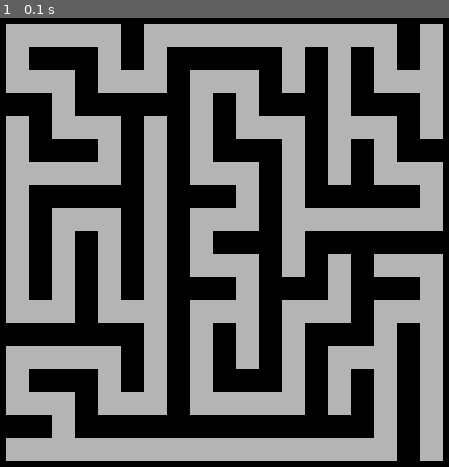
Above: before the commit, frame 1.
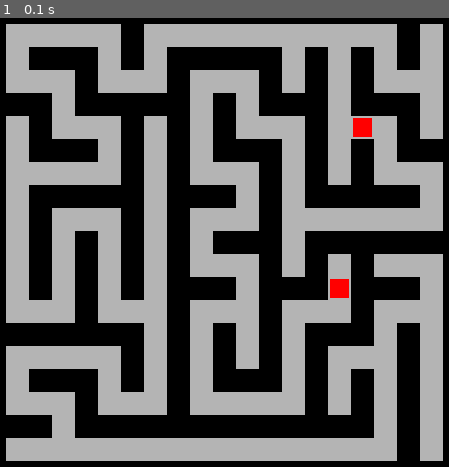
Above: after the commit, the same moment.

Repository: agentultra/Horton
Game: pygame game, started from horton/examples/labyrinth/main.py
Two runs of this game, one before a commit and one after it. Both use one fixed random seed, a clock stepped at 60 frames per second and the inputs below. The source is Python 2; it was converted automatically to run under Python 3.
Inputs:
- Up to frame 1 (0.1 s): no input

The runs differ from the first frame. In frame 1, 0.4% of the frame differs, in the area x 73-83%, y 22-63%.

Commit message:
Add random enemy placement
I'm still debating whether to make tiles full Python objects.  It
would be nice if they could stay as simple dicts but due to Python's
structural sharing I have to deepcopy them and it doesn't look right.

Diff:
--- a/horton/examples/labyrinth/enemy.py
+++ b/horton/examples/labyrinth/enemy.py
@@ -1,5 +1,31 @@
+import pygame
+
+
 ENEMY_STATES = ['aggressive', 'passive']
 
-def new_enemy(x, y):
-    return {'position': (x, y),
-            'state': 'passive'}
+
+class Enemy(object):
+
+    def __init__(self, x=0, y=0):
+        self.x = x
+        self.y = y
+        self.state = 'passive'
+
+    @property
+    def position(self):
+        return (self.x, self.y)
+
+    @position.setter
+    def position(self, position):
+        self.x, self.y = position
+
+    def draw(self, surface, x, y, width, height):
+        pygame.draw.rect(surface, (255, 0, 0),
+                         pygame.Rect(x + 2, y + 2,
+                                     width - 4, height - 4))
+
+    def __str__(self):
+        return "<Enemy at (%s)>" % self.position
+
+    def __repr__(self):
+        return "<Enemy(x=%d, y=%d)>" % (self.x, self.y)
--- a/horton/examples/labyrinth/levels.py
+++ b/horton/examples/labyrinth/levels.py
@@ -1,12 +1,16 @@
 import pygame
 import random
 
+from copy import deepcopy
 from horton.grid import Grid
+from horton.render.pg import render_grid
 
 import enemy
 
 MAZE_ROWS, MAZE_COLS = (10, 10)
 MAZE_W, MAZE_H = (500, 500)
+
+DEPTH_FACTOR = 3
 
 default_cell = {'north': True,
                 'south': True,
@@ -72,6 +76,8 @@
     Draw the cell's tile to the surface.
     """
     tile['draw'](surface, x, y, width, height)
+    for obj in tile['objects']:
+        obj.draw(surface, x, y, width, height)
 
 
 def draw_wall_tile(surface, x, y, width, height):
@@ -91,7 +97,8 @@
     Each tile in the new grid is a distinct type: wall, floor, etc.
     """
     tiles = {'wall': {'draw': draw_wall_tile,
-                      'passable': False},
+                      'passable': False,
+                      'objects': []},
              'floor': {'draw': draw_floor_tile,
                        'passable': True,
                        'objects': []}}
@@ -100,22 +107,47 @@
     for i in xrange(maze.width):
         for j in xrange(maze.height):
             maze_cell = maze[i, j]
-            tile_maze[(i * 2) + 1, (j * 2) + 1] = tiles['floor']
+            tile_maze[(i * 2) + 1, (j * 2) + 1] = deepcopy(tiles['floor'])
             for d, v in maze_cell.items():
                 if v is False:
                     if d == 'north':
-                        tile_maze[(i * 2) + 1, (j * 2)] = tiles['floor']
+                        tile_maze[(i * 2) + 1, (j * 2)] = deepcopy(tiles['floor'])
                     elif d == 'east':
-                        tile_maze[(i * 2) + 2, (j * 2) + 1] = tiles['floor']
+                        tile_maze[(i * 2) + 2, (j * 2) + 1] = deepcopy(tiles['floor'])
                     elif d == 'south':
-                        tile_maze[(i * 2) + 1, (j * 2) + 2] = tiles['floor']
+                        tile_maze[(i * 2) + 1, (j * 2) + 2] = deepcopy(tiles['floor'])
                     elif d == 'west':
-                        tile_maze[(i * 2), (j * 2) + 1] = tiles['floor']
+                        tile_maze[(i * 2), (j * 2) + 1] = deepcopy(tiles['floor'])
     return tile_maze
+
+
+def enemies_for_depth(depth):
+    return [enemy.Enemy()
+            for _ in range(depth, random.randint(depth + 1,
+                                                 (depth * DEPTH_FACTOR) + 1))]
+
+
+def place_enemies_randomly(level):
+    for enemy in level.enemies:
+        while enemy.position == (0, 0):
+            random_point = (random.randint(1, level.width - 1),
+                            random.randint(1, level.height - 1))
+            random_location = level.get(*random_point)
+            if random_location['passable'] and len(random_location['objects']) == 0:
+                random_location['objects'].append(enemy)
+                enemy.position = random_point
 
 
 def generate_level(depth):
     maze = generate_maze()
-    tiled_maze = tile_maze(maze)
+    level = tile_maze(maze)
+    level.enemies = enemies_for_depth(depth)
+    place_enemies_randomly(level)
 
-    return tiled_maze
+    return level
+
+
+def render_level(surface, level):
+    render_grid(surface, level,
+                0, 0, MAZE_W, MAZE_H,
+                render_cell=draw_maze_tile)
--- a/horton/examples/labyrinth/main.py
+++ b/horton/examples/labyrinth/main.py
@@ -31,9 +31,7 @@
 
 # TODO: remove me! just some test code
 level = levels.generate_level(DEPTH)
-render_grid(screen, level,
-            0, 0, levels.MAZE_W, levels.MAZE_H,
-            render_cell=levels.draw_maze_tile)
+levels.render_level(screen, level)
 # end TODO
 
 running = True
--- /dev/null
+++ b/horton/examples/player.py
@@ -0,0 +1,3 @@
+
+def new_player(x, y):
+    return {'position': (x, y)}
